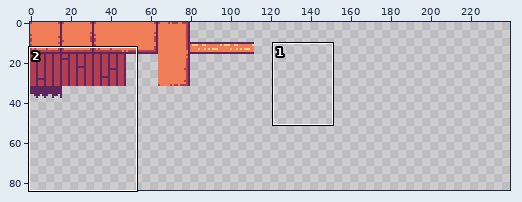
Edited in one commit: pixel-art file (res/atlas/world.aseprite). The picture above shows the old version from afar; the outline marks the close-up.
Close-up. The starting point:
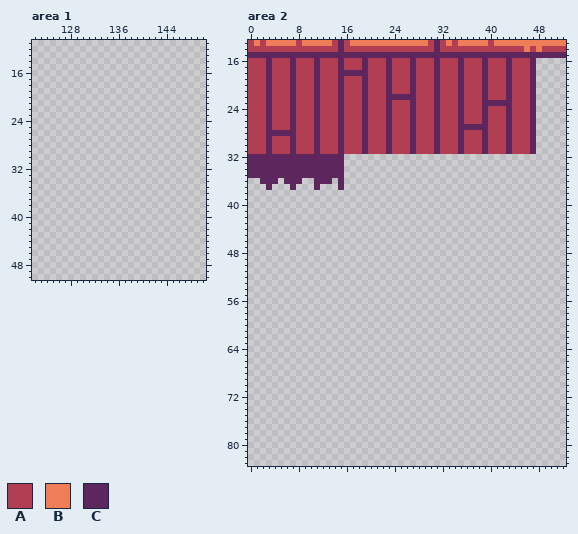
256x256 pixels, 1 frame. Shown: area 1: x 122..150, y 11..50; area 2: x 0..52, y 13..83. The wide view leaves out empty margins. The commit also changed other parts of the picture, which this record leaves out.
Palette (. is transparent): A #b13e53  B #ef7d57  C #5d275d
Pixels before, area 2 (only the part around the change), first column x 0:
13 ABABBBBBABBBBBACABBBBBBBBBBBBBACABABBBBBABBBBBBBBBBBB
14 AAAAAAAAAAAAAAACAAAAAAAAAAAAAAACAAAAAAAAAAAAAABABAAAA
15 CCCCCCCCCCCCCCCCCCCCCCCCCCCCCCCCCCCCCCCCCCCCCCCCCCCCC
16 AAACAAACAAACAAACAAACAAACAAACAAACAAACAAACAAACAAAC.....
17 AAACAAACAAACAAACAAACAAACAAACAAACAAACAAACAAACAAAC.....
18 AAACAAACAAACAAACCCCCAAACAAACAAACAAACAAACAAACAAAC.....
19 AAACAAACAAACAAACAAACAAACAAACAAACAAACAAACAAACAAAC.....
20 AAACAAACAAACAAACAAACAAACAAACAAACAAACAAACAAACAAAC.....
21 AAACAAACAAACAAACAAACAAACAAACAAACAAACAAACAAACAAAC.....
22 AAACAAACAAACAAACAAACAAACCCCCAAACAAACAAACAAACAAAC.....
23 AAACAAACAAACAAACAAACAAACAAACAAACAAACAAACCCCCAAAC.....
24 AAACAAACAAACAAACAAACAAACAAACAAACAAACAAACAAACAAAC.....
25 AAACAAACAAACAAACAAACAAACAAACAAACAAACAAACAAACAAAC.....
26 AAACAAACAAACAAACAAACAAACAAACAAACAAACAAACAAACAAAC.....
27 AAACAAACAAACAAACAAACAAACAAACAAACAAACCCCCAAACAAAC.....
28 AAACCCCCAAACAAACAAACAAACAAACAAACAAACAAACAAACAAAC.....
29 AAACAAACAAACAAACAAACAAACAAACAAACAAACAAACAAACAAAC.....
30 AAACAAACAAACAAACAAACAAACAAACAAACAAACAAACAAACAAAC.....
31 AAACAAACAAACAAACAAACAAACAAACAAACAAACAAACAAACAAAC.....
32 CCCCCCCCCCCCCCCC.....................................
33 CCCCCCCCCCCCCCCC.....................................
34 CCCCCCCCCCCCCCCC.....................................
35 CCCCCCCCCCCCCCCC.....................................
36 ..CCC.CCC..CCC.C.....................................
37 ...C...C...C...C.....................................
38 .....................................................
39 .....................................................
40 .....................................................
41 .....................................................
42 .....................................................
43 .....................................................
44 .....................................................
45 .....................................................
46 .....................................................
47 .....................................................
48 .....................................................
49 .....................................................
50 .....................................................
51 .....................................................
52 .....................................................
53 .....................................................
54 .....................................................
55 .....................................................
56 .....................................................
57 .....................................................
58 .....................................................
59 .....................................................
60 .....................................................
61 .....................................................
62 .....................................................
63 .....................................................
64 .....................................................
65 .....................................................
66 .....................................................
67 .....................................................
68 .....................................................
69 .....................................................
70 .....................................................
71 .....................................................
72 .....................................................
73 .....................................................
74 .....................................................
75 .....................................................
76 .....................................................
77 .....................................................
78 .....................................................
79 .....................................................
80 .....................................................
81 .....................................................
82 .....................................................
83 .....................................................
After the commit:
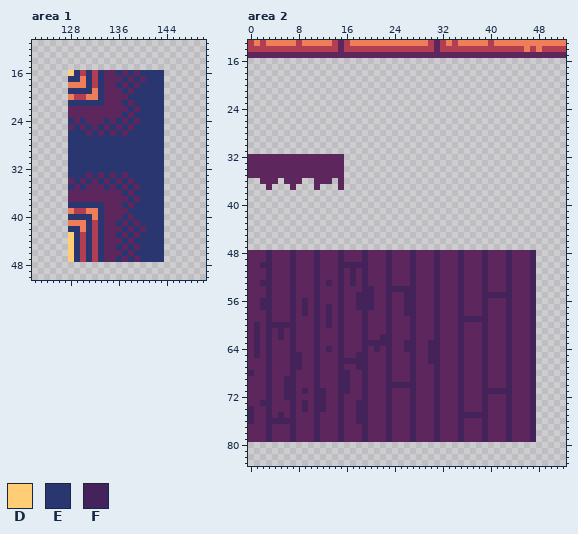
Colours new in this view: D #ffcd75  E #29366f  F #432359
Difference:
Area 1:
y 16: x 128..143 ................ -> DEAEAECCECECEEEE
y 17: x 128..143 ................ -> EEBEAECCCECECEEE
y 18: x 128..143 ................ -> BBBEAECCECECEEEE
y 19: x 128..143 ................ -> EEEEBECCCECEEEEE
y 20: x 128..143 ................ -> BAABBECCCCEEEEEE
y 21: x 128..143 ................ -> EEEEEECCCECEEEEE
y 22: x 128..143 ................ -> CCCCCCCCCCECEEEE
y 23: x 128..143 ................ -> CCCCCCCCCECEEEEE
y 24: x 128..143 ................ -> ECECCCECECECEEEE
y 25: x 128..143 ................ -> CECECECECECEEEEE
y 26: x 128..143 ................ -> EEECECECECEEEEEE
y 27..32: x 128..143 ................ -> EEEEEEEEEEEEEEEE
y 33: x 128..143 ................ -> EEECECECECEEEEEE
y 34: x 128..143 ................ -> CECECECECECEEEEE
y 35: x 128..143 ................ -> ECECCCECECECEEEE
y 36: x 128..143 ................ -> CCCCCCCCCECEEEEE
y 37: x 128..143 ................ -> CCCCCCCCCCECEEEE
y 38: x 128..143 ................ -> EEEEEECCCECEEEEE
y 39: x 128..143 ................ -> BAABBECCCCEEEEEE
y 40: x 128..143 ................ -> EEEEBECCCECEEEEE
y 41: x 128..143 ................ -> BBBEAECCECECEEEE
y 42: x 128..143 ................ -> EEBEAECCCECECEEE
y 43: x 128..143 ................ -> DEAEAECCECECEEEE
y 44: x 128..143 ................ -> DEAEAECCCECEEEEE
y 45: x 128..143 ................ -> DEAEAECCECECEEEE
y 46: x 128..143 ................ -> DEAEAECCCECEEEEE
y 47: x 128..143 ................ -> DEAEAECCECECEEEE
Area 2:
y 16..17: x 0..47 AAACAAACAAACAAACAAACAAACAAACAAACAAACAAACAAACAAAC -> ................................................
y 18: x 0..47 AAACAAACAAACAAACCCCCAAACAAACAAACAAACAAACAAACAAAC -> ................................................
y 19..21: x 0..47 AAACAAACAAACAAACAAACAAACAAACAAACAAACAAACAAACAAAC -> ................................................
y 22: x 0..47 AAACAAACAAACAAACAAACAAACCCCCAAACAAACAAACAAACAAAC -> ................................................
y 23: x 0..47 AAACAAACAAACAAACAAACAAACAAACAAACAAACAAACCCCCAAAC -> ................................................
y 24..26: x 0..47 AAACAAACAAACAAACAAACAAACAAACAAACAAACAAACAAACAAAC -> ................................................
y 27: x 0..47 AAACAAACAAACAAACAAACAAACAAACAAACAAACCCCCAAACAAAC -> ................................................
y 28: x 0..47 AAACCCCCAAACAAACAAACAAACAAACAAACAAACAAACAAACAAAC -> ................................................
y 29..31: x 0..47 AAACAAACAAACAAACAAACAAACAAACAAACAAACAAACAAACAAAC -> ................................................
y 48..49: x 0..47 ................................................ -> CCCFCCCFCCCFCCCFCCCFCCCFCCCFCCCFCCCFCCCFCCCFCCCF
y 50: x 0..47 ................................................ -> CCFFCCCFCCCFCCCFFFFFCCCFCCCFCCCFCCCFCCCFCCCFCCCF
y 51..52: x 0..47 ................................................ -> CCCFCCCFCCCFCCCFCFCFCCCFCCCFCCCFCCCFCCCFCCCFCCCF
y 53: x 0..47 ................................................ -> CCFFCCCFCCCFCFCFCFCFCCCFCCCFCCCFCCCFCCCFCCCFCCCF
y 54: x 0..47 ................................................ -> CCCFCCCFCCCFCCCFCCCFFCCFFFFFCCCFCCCFCCCFCCCFCCCF
y 55: x 0..47 ................................................ -> CCCFCCCFCCCFCCCFCCFFFCCFCCFFCCCFCCCFCCCFFFFFCCCF
y 56: x 0..47 ................................................ -> CCFFCCCFCFCFCCCFCCFFFCCFCCFFCCCFCCCFCCCFCCCFCCCF
y 57: x 0..47 ................................................ -> CCFFCCCFCFCFCFCFCCFFFCCFCCFFCCCFCCCFCCCFCCCFCCCF
y 58: x 0..47 ................................................ -> CCCFCCCFCFCFCFCFCCCFCCCFCCFFCCCFCCCFCCCFCCCFCCCF
y 59: x 0..47 ................................................ -> CCCFCCCFCCCFCFCFCCCFCCCFCCCFCCCFCCCFFFFFCCCFCCCF
y 60: x 0..47 ................................................ -> CFCFFFFFCCCFCFCFCCCFCCCFCCCFCCCFCCCFCCCFCCCFCCCF
y 61: x 0..47 ................................................ -> CFCFCFCFCCCFCCCFCCCFCCCFCCCFCCCFCCCFCCCFCCCFCCCF
y 62: x 0..47 ................................................ -> CFCFCFCFCCCFCCCFCCCFCCFFCCCFCCCFCCCFCCCFCCCFCCCF
y 63: x 0..47 ................................................ -> CFCFCCCFCCCFCCCFCCCFFFFFCCFFCCFFCCCFCCCFCCCFCCCF
y 64: x 0..47 ................................................ -> CFCFCCCFCCCFCFCFCCCFCFCFCCFFCCFFCCCFCCCFCCCFCCCF
y 65: x 0..47 ................................................ -> CFCFCCCFFCCFCCCFCCFFCCCFCCCFCCFFCCCFCCCFCCCFCCCF
y 66: x 0..47 ................................................ -> CCCFCCCFFCCFCCCFFFFFCCCFCCCFCCFFCCCFCCCFCCCFCCCF
y 67: x 0..47 ................................................ -> CCCFCCCFFCCFCCCFCCFFCCCFCCCFCCCFCCCFCCCFCCCFCCCF
y 68: x 0..47 ................................................ -> FCCFCCCFCCCFCCCFFCCFCCCFCCCFCCCFCCCFCCCFCCCFCCCF
y 69: x 0..47 ................................................ -> CCCFCCFFCCCFCCCFFCCFCCCFCCCFCCCFCCCFCCCFCCCFCCCF
y 70: x 0..47 ................................................ -> CCCFCCFFCCCFCCCFFCCFCCCFFFFFCCCFCCCFCCCFCCCFCCCF
y 71: x 0..47 ................................................ -> CCCFCCFFCFCFFCCFFCCFCCCFCCCFCCCFCCCFCCCFFFFFCCCF
y 72: x 0..47 ................................................ -> CCCFCCFFCCCFFCCFCCCFCCCFCCCFCCCFCCCFCCCFCCCFCCCF
y 73: x 0..47 ................................................ -> CCFFCCCFCFCFFCCFCCFFCCCFCCCFCCCFCCCFCCCFCCCFCCCF
y 74: x 0..47 ................................................ -> FCCFCCCFCFCFFCCFCCFFCCCFCCCFCCCFCCCFCCCFCCCFCCCF
y 75: x 0..47 ................................................ -> FCCFCFCFCCCFCCCFCCFFCCCFCCCFCCCFCCCFFFFFCCCFCCCF
y 76: x 0..47 ................................................ -> FCCFFFFFCCCFCCCFCCFFCCCFCCCFCCCFCCCFCCCFCCCFCCCF
y 77..79: x 0..47 ................................................ -> CCCFCCCFCCCFCCCFCCCFCCCFCCCFCCCFCCCFCCCFCCCFCCCF
